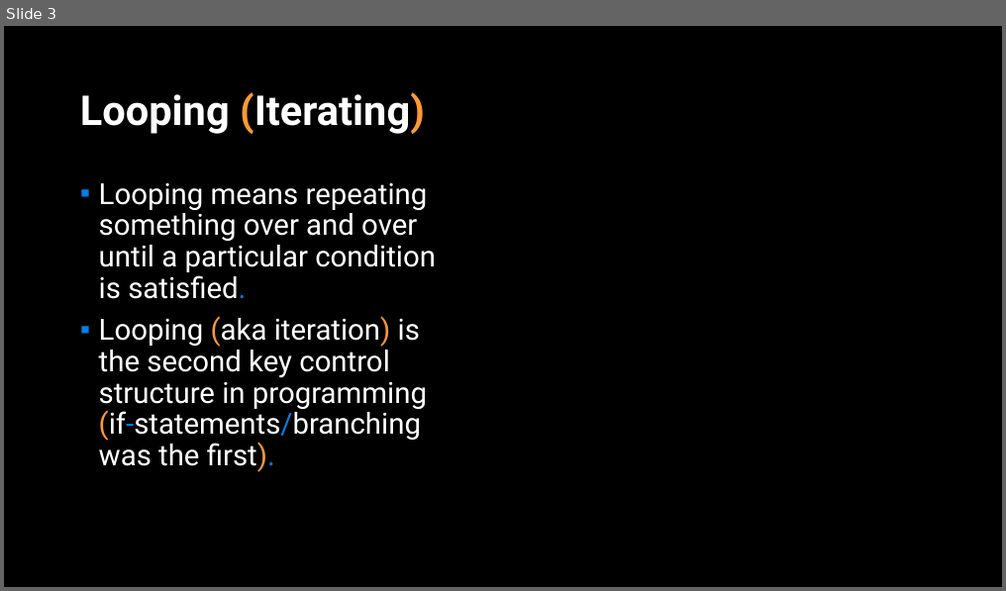
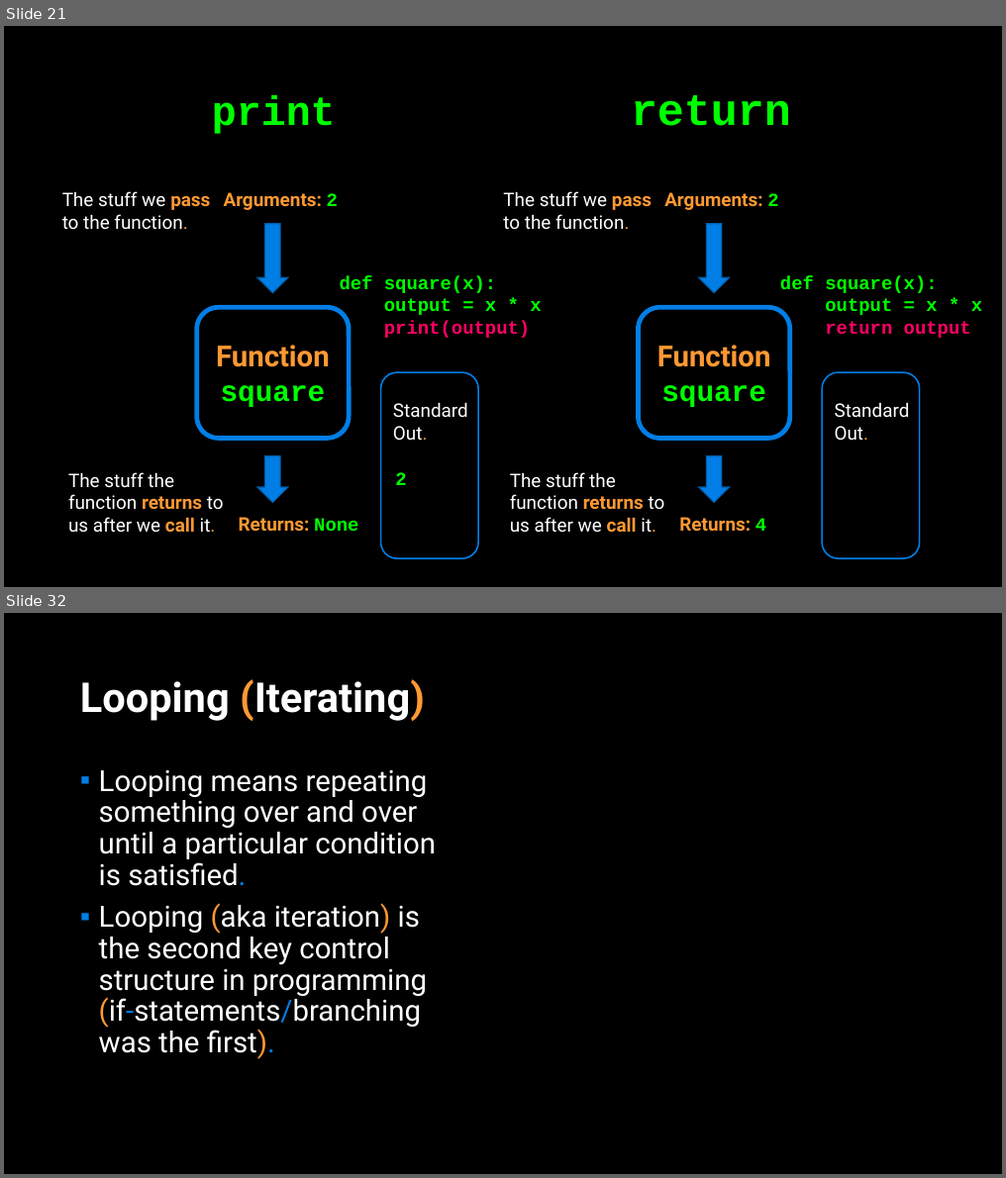
Before and after one commit to APS106/APS106-winter-2023-kinsella-goodfellow, a slide deck: lectures/week4/lecture1/slides/week4_lecture1.pptx. Shown one above the other, each under a label of ours: slide 3 before the commit, slides 21 and 32 after it; the slides between them are not shown. The pictures are 1006x591 and 1006x1178 pixels, drawn with LibreOffice and Linux fonts; fonts in the diff are those of the drawing; background and template pictures are left out. Boxes give left, top, right and bottom in pixels: in the first picture for what was removed or moved away, otherwise in the second. Text is boxed around its words. In the diff, an @@ line names an element or a change of style, - is before the commit and + after.

```diff
--- a/lectures/week4/lecture1/slides/week4_lecture1.pptx
+++ b/lectures/week4/lecture1/slides/week4_lecture1.pptx
@@ slide 21 added at [4, 26, 1002, 587], background picture (left out) @@
@@ title added at [212, 95, 336, 134], 39.6 pt, text #00FF00, bold @@
+print
@@ text added at [631, 95, 791, 126], 42.9 pt, text #00FF00, bold @@
+return
@@ text added at [62, 191, 210, 229], 18 pt, text #FFFFFF @@
+The stuff we pass to the function.
@@ text added at [224, 192, 338, 210], 18 pt, text #FF9933, bold @@
+Arguments: 2
@@ text added at [503, 191, 651, 230], 18 pt, text #FFFFFF @@
+The stuff we pass to the function.
@@ text added at [664, 192, 778, 210], 18 pt, text #FF9933, bold @@
+Arguments: 2
@@ down arrow added at [257, 224, 288, 293], fill #017EE5, outline #015DA9 1 pt @@
@@ down arrow added at [699, 224, 730, 293], fill #017EE5, outline #015DA9 1 pt @@
@@ text added at [340, 275, 541, 338], 18 pt, text #00FF00, bold @@
+def square(x):
+output = x * x
+print(output)
@@ text added at [780, 275, 982, 338], 18 pt, text #00FF00, bold @@
+def square(x):
+output = x * x
+return output
@@ rounded rectangle added at [197, 307, 350, 439], outline #017EE5 4.5 pt, 28 pt, text #FF9933, bold @@
+Function
+square
@@ rounded rectangle added at [638, 307, 790, 439], outline #017EE5 4.5 pt, 28 pt, text #FF9933, bold @@
+Function
+square
@@ rounded rectangle added at [380, 372, 478, 559], outline #017EE5 1.5 pt @@
@@ rounded rectangle added at [823, 372, 920, 559], outline #017EE5 1.5 pt @@
@@ text added at [393, 402, 468, 441], 18 pt, text #FFFFFF @@
+Standard
+Out.
@@ text added at [835, 402, 910, 440], 18 pt, text #FFFFFF @@
+Standard
+Out.
@@ down arrow added at [257, 457, 288, 503], fill #017EE5, outline #015DA9 1 pt @@
@@ down arrow added at [699, 457, 730, 503], fill #017EE5, outline #015DA9 1 pt @@
@@ text added at [68, 472, 224, 533], 18 pt, text #FFFFFF @@
+The stuff the function returns to us after we call it.
@@ text added at [395, 472, 406, 485], 18 pt, text #00FF00, bold @@
+2
@@ text added at [510, 472, 665, 533], 18 pt, text #FFFFFF @@
+The stuff the function returns to us after we call it.
@@ text added at [239, 517, 358, 532], 18 pt, text #FF9933, bold @@
+Returns: None
@@ text added at [679, 517, 766, 532], 18 pt, text #FF9933, bold @@
+Returns: 4
@@ what was slide 3 is now slide 32 @@
```
Also in this commit, not shown: 18 slides changed, 47 other slides added, 7 slides removed, 11 other files.
